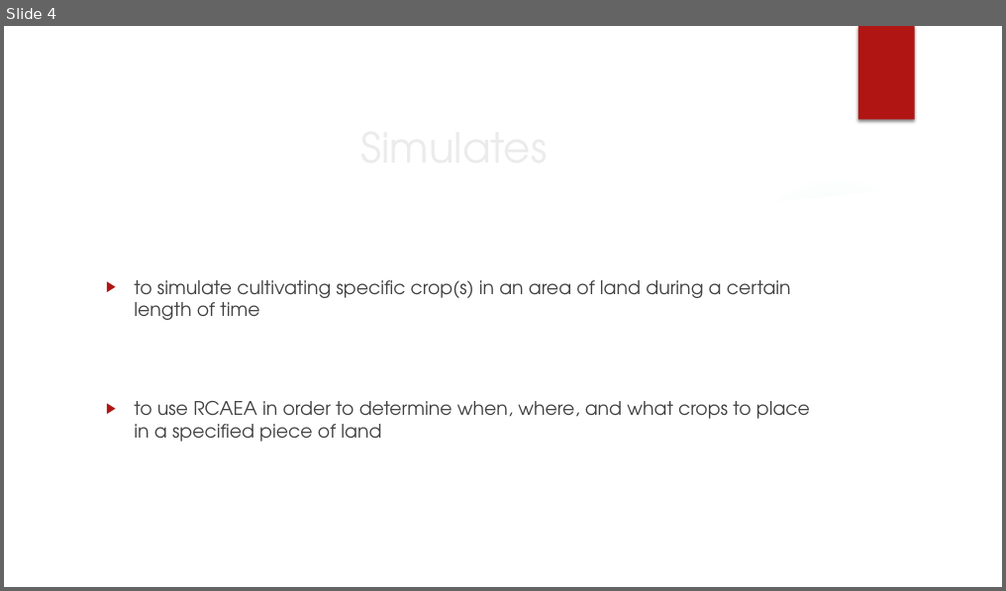
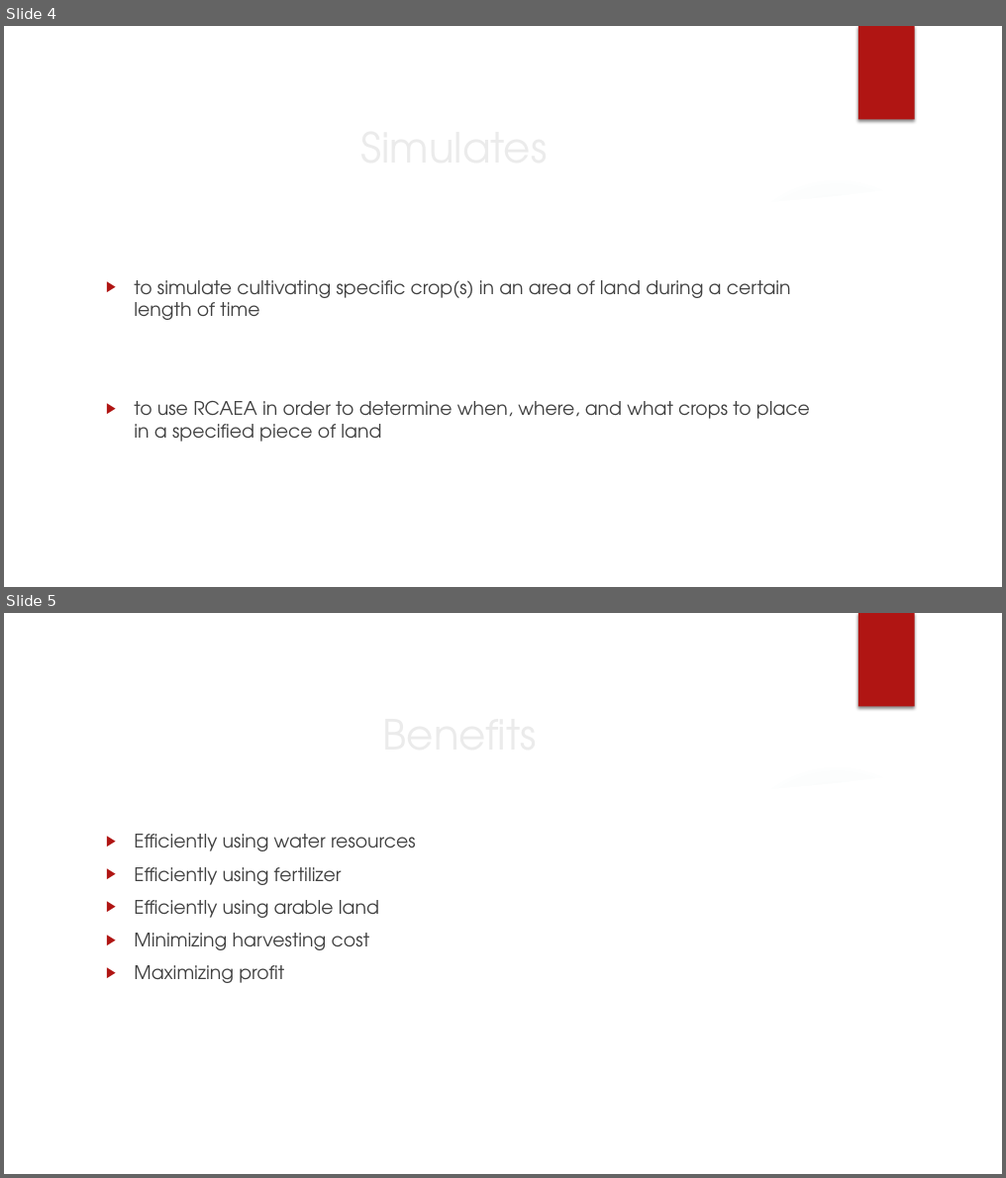
Before and after one commit to RichnNL/ProCp, a slide deck: Documents/FINAL/ProCp-Project-Core-phase -without some slides.pptx. Shown one above the other, each under a label of ours: slide 4 before the commit, slides 4 and 5 after it. The pictures are 1006x591 and 1006x1178 pixels, drawn with LibreOffice and Linux fonts; fonts in the diff are those of the drawing; background and template pictures are left out. Boxes give left, top, right and bottom in pixels: in the first picture for what was removed or moved away, otherwise in the second. Text is boxed around its words. In the diff, an @@ line names an element or a change of style, - is before the commit and + after.

```diff
--- a/Documents/FINAL/ProCp-Project-Core-phase -without some slides.pptx
+++ b/Documents/FINAL/ProCp-Project-Core-phase -without some slides.pptx
@@ slide 5 added at [4,613,1002,1174], background picture (left out); not listed: 7 template elements that a slide beside it also shows @@
@@ title added at [98,692,821,773], 40 pt, text #EBEBEB @@
+Benefits
@@ text added at [134,834,416,983], 18 pt, text #404040 @@
+▶ Efficiently using water resources
+▶ Efficiently using fertilizer
+▶ Efficiently using arable land
+▶ Minimizing harvesting cost
+▶ Maximizing profit
```
Also in this commit, not shown: 1 slide changed, 1 slide removed.
